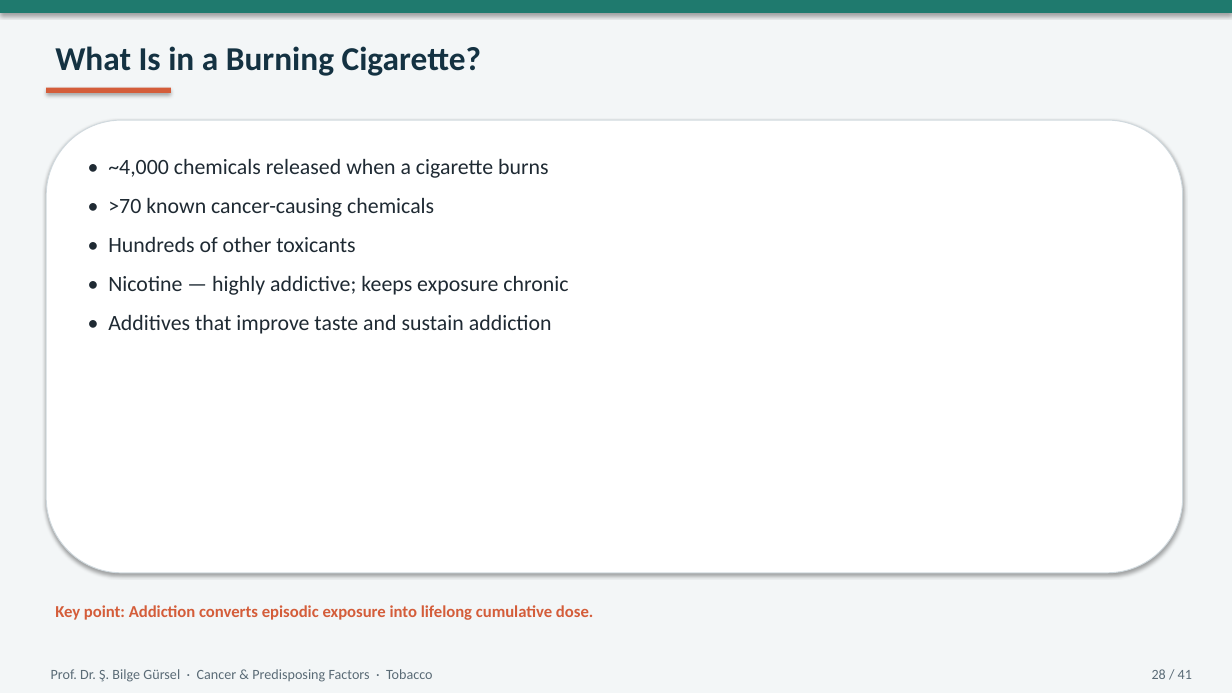
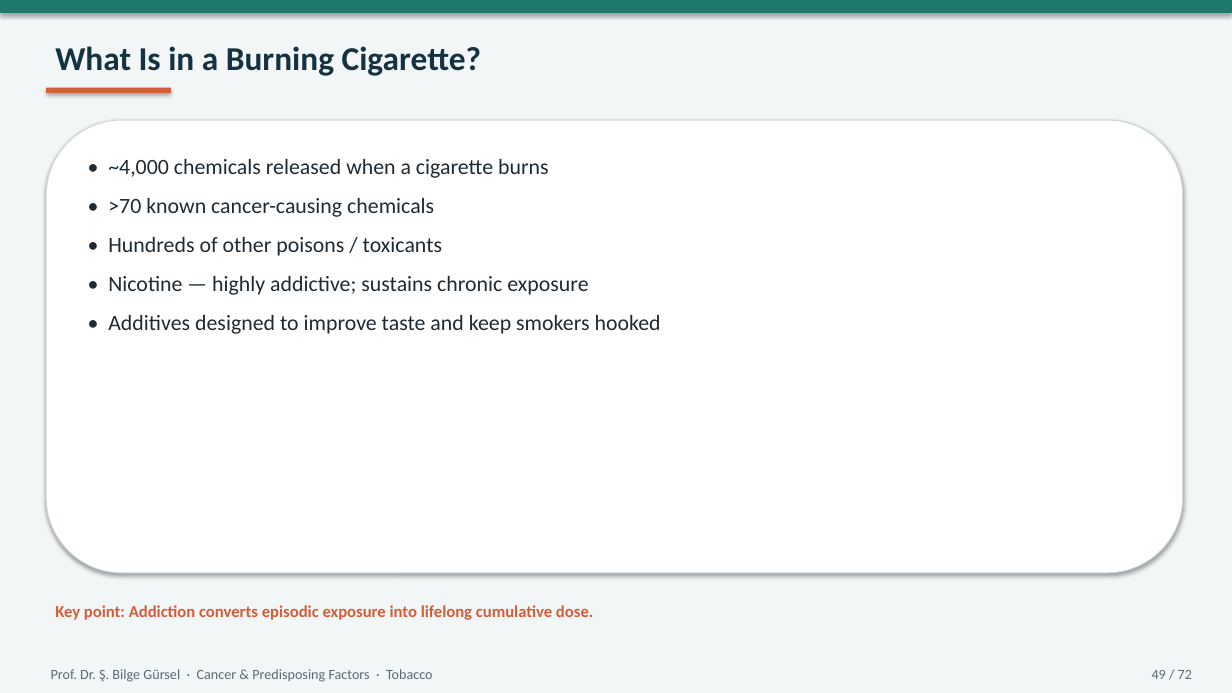
Before and after one commit to bilgegursel/RT-and-AI, a slide deck: slide 49 of elektif-radyasyon-onkolojisi-donem5/chemical-carcinogens-lecture/Cancer_Predisposing_Factors_Chemical_Tobacco_Radiation.pptx (slide 28 before the commit). Drawn at 1232x693 pixels with LibreOffice and Linux fonts; fonts in the diff are those of the drawing. Boxes give left, top, right and bottom in pixels: in the first picture for what was removed or moved away, otherwise in the second. Text is boxed around its words. In the diff, an @@ line names an element or a change of style, - is before the commit and + after.

```diff
--- a/elektif-radyasyon-onkolojisi-donem5/chemical-carcinogens-lecture/Cancer_Predisposing_Factors_Chemical_Tobacco_Radiation.pptx
+++ b/elektif-radyasyon-onkolojisi-donem5/chemical-carcinogens-lecture/Cancer_Predisposing_Factors_Chemical_Tobacco_Radiation.pptx
@@ text at [108,237,661,334]: text changed @@
-• Hundreds of other toxicants
-• Nicotine — highly addictive; keeps exposure chronic
-• Additives that improve taste and sustain addiction
+• Hundreds of other poisons / toxicants
+• Nicotine — highly addictive; sustains chronic exposure
+• Additives designed to improve taste and keep smokers hooked
@@ text at [1152,670,1192,679]: text changed @@
-28 / 41
+49 / 72
```
Also in this commit, not shown: 38 other slides changed, 32 slides added, 1 slide removed, 3 other files.
